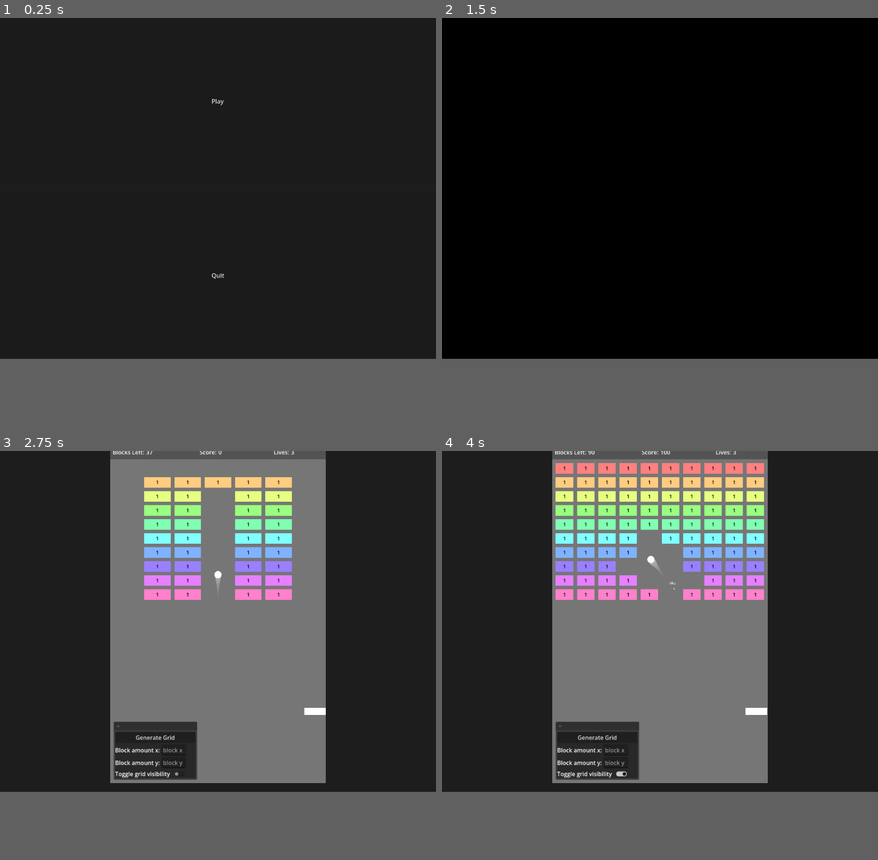
Above: before the commit, frames 1-4 (two rows, left to right).
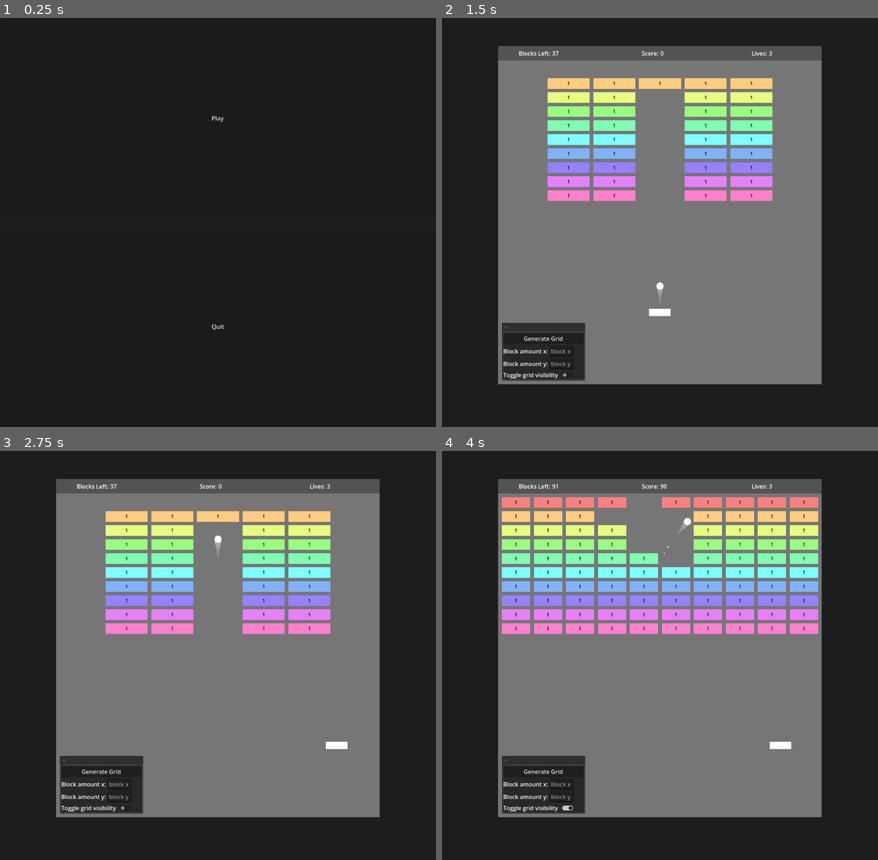
Above: after the commit, the same moments.

Repository: ProudFridge/Breakout
Game: Godot game, scene res://scenes/main_menu/main_menu.tscn
Two runs of this game, one before a commit and one after it. Both use one fixed random seed, a clock stepped at 60 frames per second and the inputs below. Sound files missing from this copy of the repository are replaced by a short silence.
Inputs (mouse positions are in pixels of both pictures, inside the frame that each line leads up to; where the layout moved, square brackets give the same spot in the first picture):
- Up to frame 1 (0.25 s): no input
- Up to frame 2 (1.5 s): click "Play" at 0.5 s; click (660, 99) at 1.25 s, where only the run before the commit has a clickable "Play"
- Up to frame 3 (2.75 s): tap Enter at 2 s; move the mouse to (313, 606) at 2.02 s; hold D (move_right) from 2.03 s (still down); tap Shift (dash) at 2.1 s; click (313, 606) at 2.17 s
- Up to frame 4 (4 s): release D (move_right) at 2.75 s; click "Generate Grid" at 2.75 s; click (568, 749) [620, 774] at 3.5 s
In our replay, the window is 799x625 before the commit and 799x750 after it. These sizes can differ from the game's own. Grey fills any space a smaller window leaves; there, only what the larger window draws over its background counts as a difference.

The runs differ from the first frame. In frame 1, less than 0.1% of the frame differs, in the area x 48-52%, y 19-77%; in frame 2, 87%, in the area x 0-100%, y 0-90%; in frame 3, 42%; in frame 4, 44%.

Commit message:
Fix bug where the TransitionRect would not pass over the entire screen

Diff:
--- a/project.godot
+++ b/project.godot
@@ -28,7 +28,7 @@
 
 [display]
 
-window/size/viewport_height=900
+window/size/viewport_height=1080
 
 [editor_plugins]
 
--- a/scenes/arena/arena.tscn
+++ b/scenes/arena/arena.tscn
@@ -30,7 +30,6 @@
 
 [node name="Arena" type="Node2D" unique_id=2083693325]
 script = ExtResource("1_ii07k")
-gameAreaSize = Vector2(600, 900)
 
 [node name="Background" type="Control" parent="." unique_id=971906882]
 layout_mode = 3
--- a/scenes/singletons/SwitcherSingleton/switcher_singleton.gd
+++ b/scenes/singletons/SwitcherSingleton/switcher_singleton.gd
@@ -18,11 +18,16 @@
 
 func deferred_switch_to(targetScene: String, transitionType: TRANSITION_TYPE) -> void:
 	if transitionType != TRANSITION_TYPE.NONE:
-		var transitionRect: TransitionRect = TransitionRect.new(1)
+		# Adds the transitionRect into a canvasLayer so it stays idnependant of the camera's position
+		# TODO: group this into a function, it's messy
+		var canvasLayer: CanvasLayer = CanvasLayer.new()
+		var transitionRect: TransitionRect = TransitionRect.new(0.5)
+		canvasLayer.add_child(transitionRect)
+
 		transitionRect.set_shader(TransitionRect.TRANSITION_SHADER.get("HORIZONTAL"))
 		transitionRect.startTransitionDone.connect(SwitcherSingleton.switch_from_to.bind("res://scenes/arena/arena.tscn"))
 
-		get_tree().get_root().add_child(transitionRect)
+		get_tree().get_root().add_child(canvasLayer)
 	else:
 		# It is now safe to remove the current scene.
 		current_scene.free()
